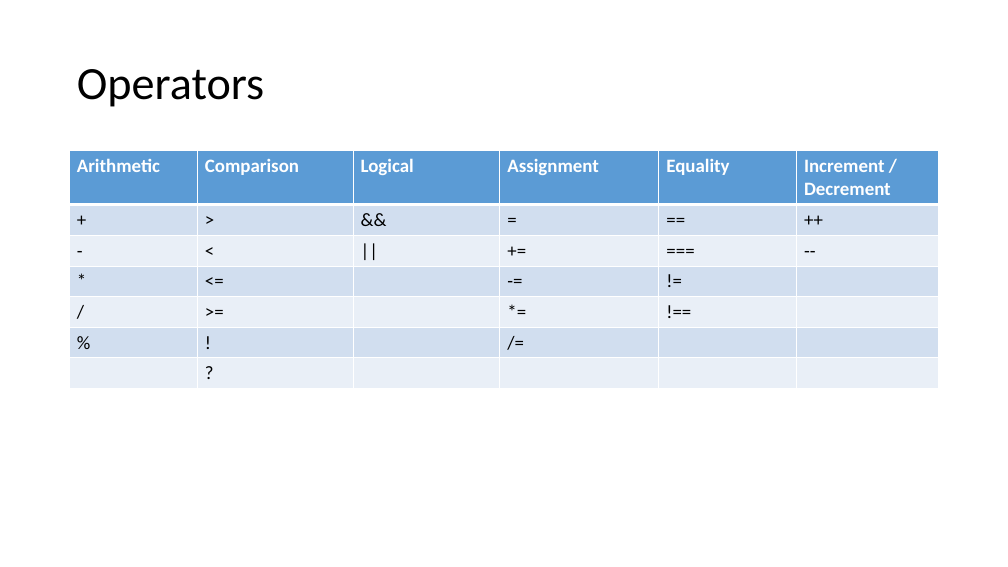
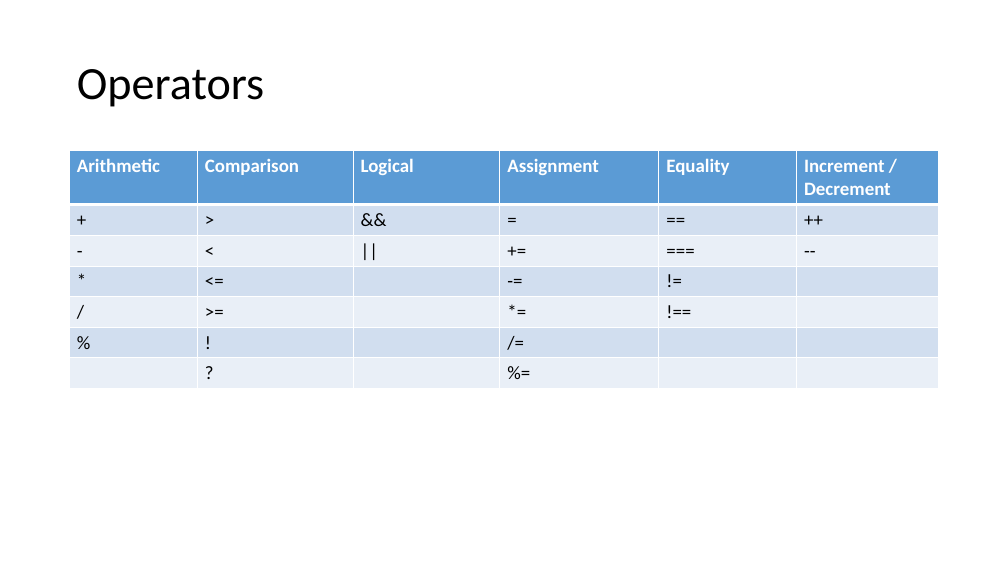
Before and after one commit to prasadhonrao/Training, a slide deck: slide 9 of Presentations/JavaScript - Language Features.pptx. Drawn at 1008x567 pixels with LibreOffice and Linux fonts; fonts in the diff are those of the drawing. Boxes give left, top, right and bottom in pixels: in the first picture for what was removed or moved away, otherwise in the second. Text is boxed around its words. In the diff, an @@ line names an element or a change of style, - is before the commit and + after.

```diff
--- a/Presentations/JavaScript - Language Features.pptx
+++ b/Presentations/JavaScript - Language Features.pptx
@@ table at (70, 151, 939, 388) @@
-row 7, column 4: 
+row 7, column 4: %=
```
Also in this commit, not shown: 2 slides added, 1 other file.
